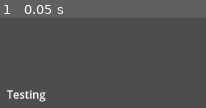
Above: before the commit, frame 1.
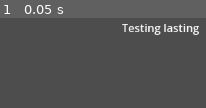
Above: after the commit, the same moment.

Repository: Dodols-ID/Omenveil
Game: Godot game, scene res://testscene.tscn
Same seed, same stepped clock (60 frames per second), same inputs: the game is played once before the commit and once after it. The project has no main scene, so this scene is started directly.
Inputs:
- Up to frame 1 (0.05 s): no input

The runs differ from the first frame. In frame 1, 3.0% of the frame differs, in the area x 3-97%, y 6-94%.

Commit message:
changes test 3

Diff:
--- a/omenveil/testscene.tscn
+++ b/omenveil/testscene.tscn
@@ -3,8 +3,8 @@
 [node name="Node2D" type="Node2D"]
 
 [node name="RichTextLabel" type="RichTextLabel" parent="."]
-offset_left = 288.0
-offset_top = 351.0
-offset_right = 425.0
-offset_bottom = 391.0
-text = "Testing"
+offset_left = 454.0
+offset_top = 255.0
+offset_right = 591.0
+offset_bottom = 295.0
+text = "Testing lasting"
